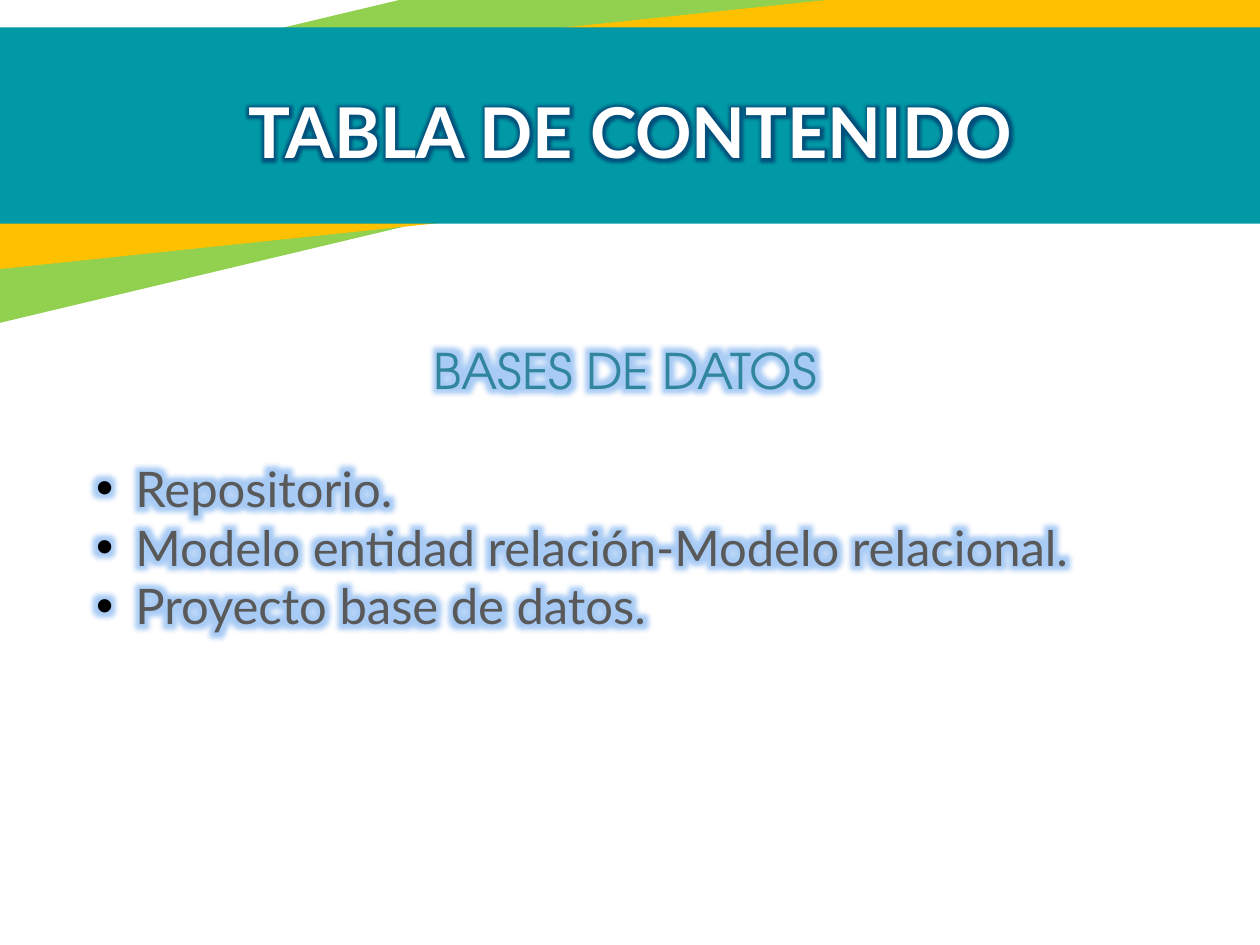
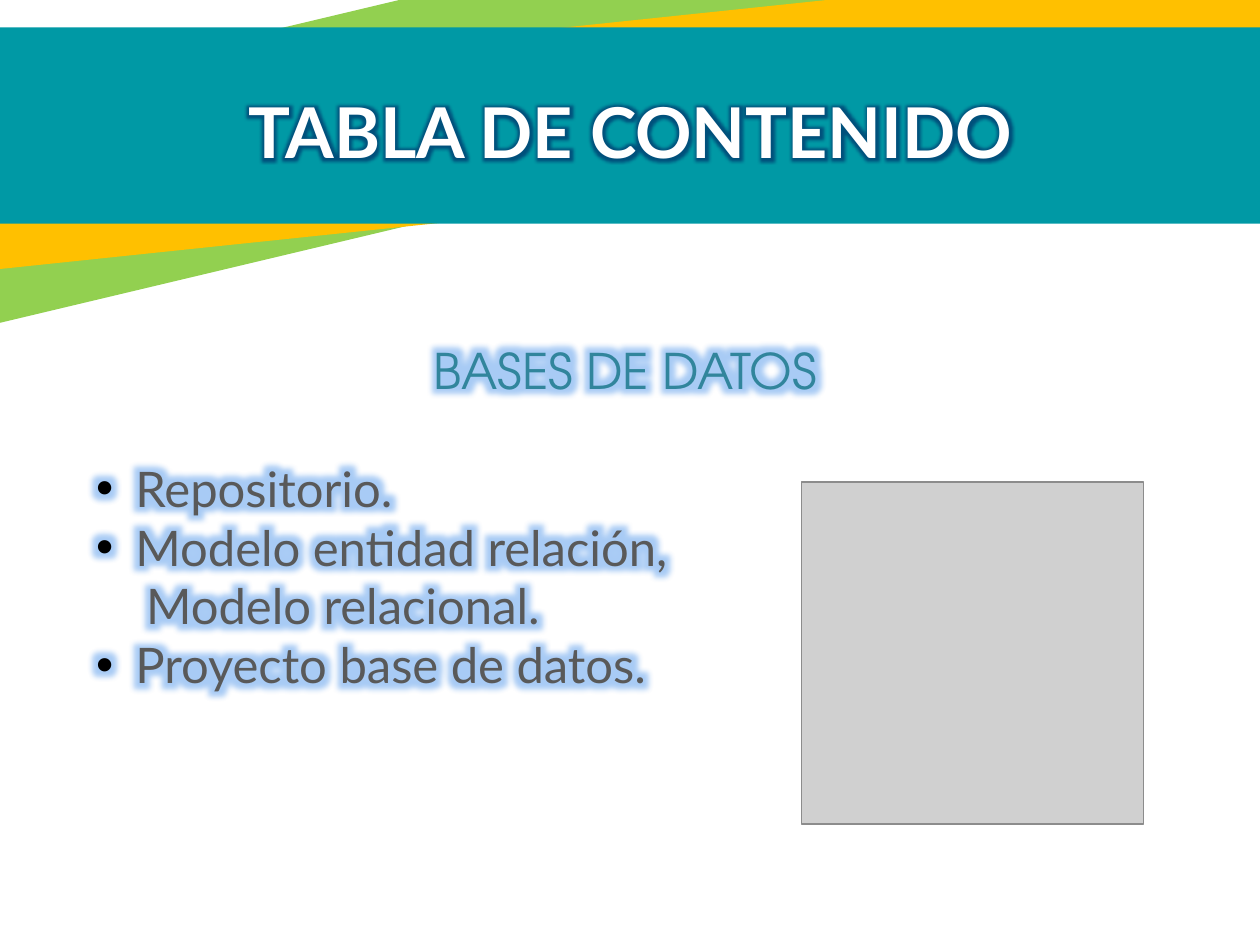
Before and after one commit to bscantor23/Help_Cert, a slide deck: slide 9 of Developer Documentation/Presentación_Help_Cert Tr_1.pptx. Drawn at 1260x945 pixels with LibreOffice and Linux fonts; fonts in the diff are those of the drawing; grey boxes stand for pictures. Boxes give left, top, right and bottom in pixels: in the first picture for what was removed or moved away, otherwise in the second. Text is boxed around its words. In the diff, an @@ line names an element or a change of style, - is before the commit and + after.

```diff
--- a/Developer Documentation/Presentación_Help_Cert Tr_1.pptx
+++ b/Developer Documentation/Presentación_Help_Cert Tr_1.pptx
@@ picture added at (801, 481, 1143, 823) @@
@@ text at (135, 523, 668, 635): text changed @@
-• Modelo entidad relación-Modelo relacional.
+• Modelo entidad relación,
+Modelo relacional.
```
Also in this commit, not shown: 2 other slides changed, 1 other file.
